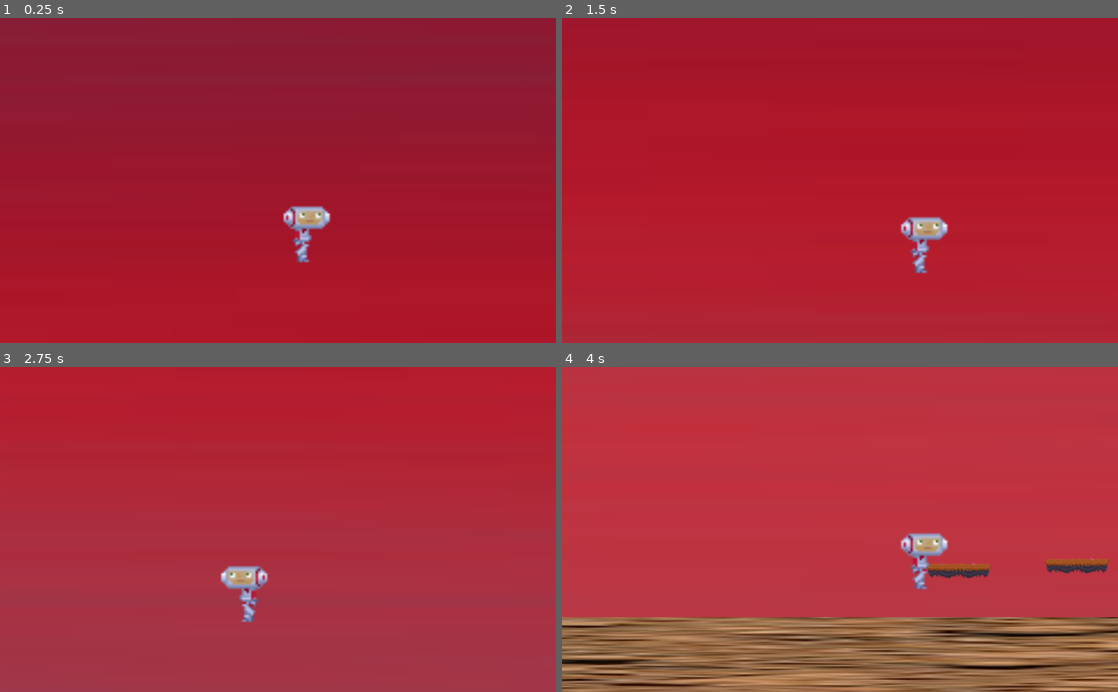
Above: before the commit, frames 1-4 (two rows, left to right).
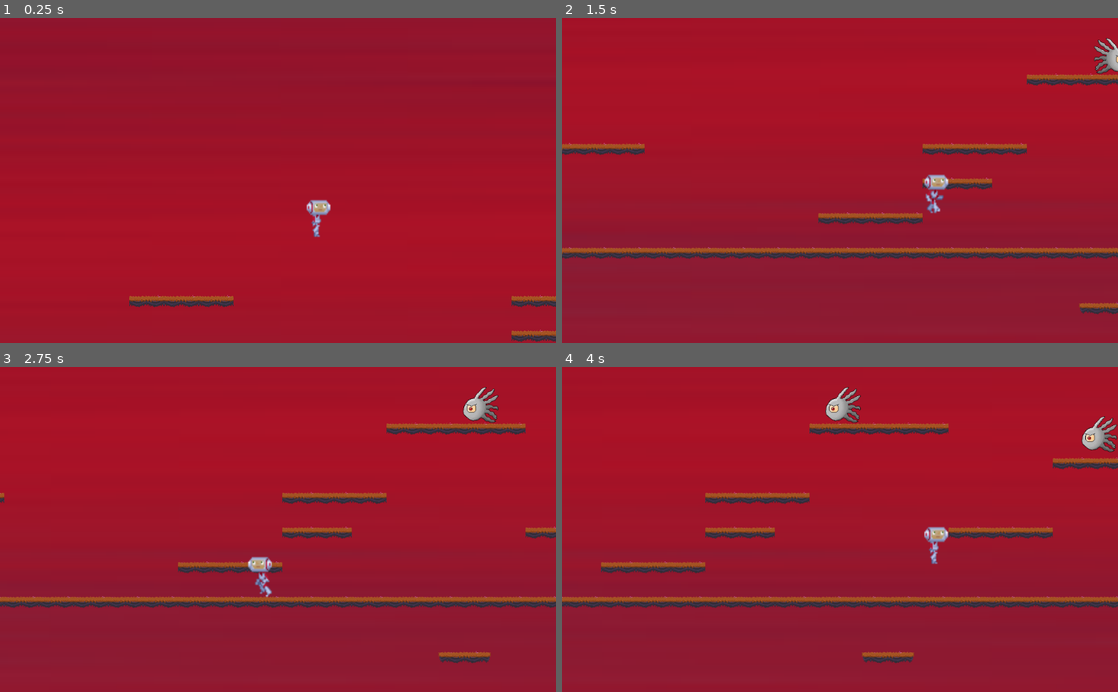
Above: after the commit, the same moments.

Repository: rafaelkatalan/cellsjourney
Game: Godot game, scene res://scene 2.tscn
Same seed, same stepped clock (60 frames per second), same inputs: the game is played once before the commit and once after it. Before the commit the project starts from res://Node2D.tscn. The engine's default icon, where the game draws it, is replaced by a stand-in: a white triangle on a blue panel in a dark square.
Inputs:
- Up to frame 1 (0.25 s): no input
- Up to frame 2 (1.5 s): hold Right (ui_right) from 0.53 s (still down); tap Up (ui_up) at 0.77 s
- Up to frame 3 (2.75 s): tap Up (ui_up) at 1.52 s; release Right (ui_right) at 2.03 s; hold Left (ui_left) from 2.03 s (still down)
- Up to frame 4 (4 s): release Left (ui_left) at 2.78 s; hold Right (ui_right) from 2.78 s (still down); tap Up (ui_up) at 3.02, 3.77 s

The runs differ from the first frame. In frame 1, 1.9% of the frame differs, in the area x 23-100%, y 55-100%; in frame 2, 48%; in frame 3, 49%; in frame 4, 100%, in the area x 0-100%, y 0-100%.

Commit message:
add o exe

Diff:
--- a/homologado/game test #2/project.godot
+++ b/homologado/game test #2/project.godot
@@ -11,7 +11,7 @@
 [application]
 
 config/name="game test #2"
-run/main_scene="res://Node2D.tscn"
+run/main_scene="res://scene 2.tscn"
 config/icon="res://icon.png"
 
 [input]
Not shown, added: homologado/game test #2/export_presets.cfg
Not shown, added: homologado/game test #2/homologado.zip
Not shown, added: homologado/homologado2.exe
